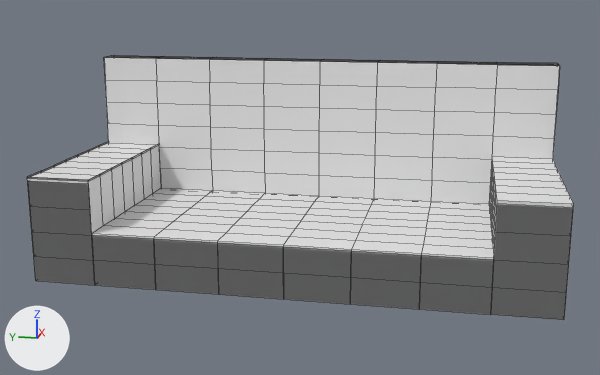
Two versions of the Blender file Unity/Kykyky-Final-Project/Kykyky/Assets/Models/Furniture/sofa.blend, one commit apart.
The view is the same before and after, from a camera (50 mm lens) standing at (-6.69, -1.32, 2.28) and looking at (0.12, 0.04, 0.57). Lighting does not change. The marker at lower left points along +X, +Y and +Z. The picture after the commit comes second. Mesh edges are drawn as thin lines.
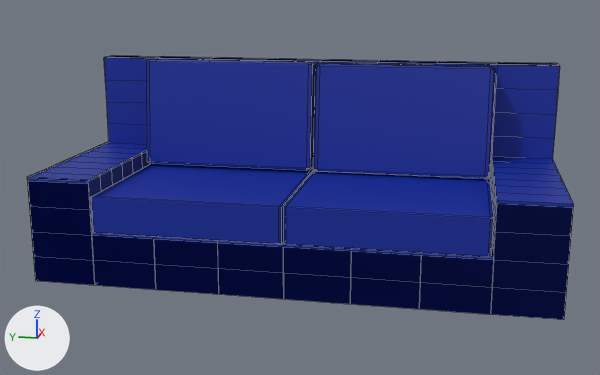
Pixel boxes (x1, y1, x2, y2) of what changed, in the pictures (600 x 375 px):
part 1 of me_cube_001, added
    after: (313, 63, 495, 179)
part 2 of me_cube_001, added
    after: (91, 164, 314, 244)
part 3 of me_cube_001, added
    after: (284, 171, 494, 257)
part 4 of me_cube_001, added
    after: (146, 59, 316, 171)
part 5 of me_cube_001, recoloured
    both: (88, 59, 497, 253)
part 6 of me_cube_001, recoloured (white to blue)
    both: (27, 55, 574, 320)

Diff of the bpy script that builds the scene:
```diff
--- a/Unity/Kykyky-Final-Project/Kykyky/Assets/Models/Furniture/sofa.blend.py
+++ b/Unity/Kykyky-Final-Project/Kykyky/Assets/Models/Furniture/sofa.blend.py
@@ mat_material_001 @@
+mat_material_001 = principled_material('Material.001')
+mat_material_001.base_color = (0.0, 0.00998, 0.136)  # dark blue #001967
@@ mat_material_002 @@
+mat_material_002 = principled_material('Material.002')
+mat_material_002.base_color = (0.0, 0.0195, 0.327)  # blue #00269b
@@ me_cube_001 @@
 # used by ob_cube; location = (0.166, 0.0, 0.735); scale = (0.9, 2.1, 0.85)
-me_cube_001.from_pydata(...)  # 420 vertices, 428 faces; spans x -1.0..1.0, y -1.0..1.0, z -1.0..1.0
+me_cube_001.from_pydata(...)  # 588 vertices, 604 faces; spans x -1.0..1.0, y -1.0..1.0, z -1.0..1.02
+# me_cube_001 part 1: a new loose piece of 96 vertices spanning x 0.31..0.74, y -0.74..0.0, z -0.14..1.01
+# me_cube_001 part 2: a new loose piece of 24 vertices spanning x -0.99..0.76, y 0.01..0.75, z -0.48..-0.13
+# me_cube_001 part 3: a new loose piece of 24 vertices spanning x -0.99..0.76, y -0.74..0.0, z -0.48..-0.13
+# me_cube_001 part 4: a new loose piece of 24 vertices spanning x 0.31..0.74, y 0.01..0.74, z -0.13..1.02
+# me_cube_001 part 5: 167 faces spanning x -1.0..1.0, y -1.0..1.0, z -1.0..1.0 switch from no material to mat_material_001 (dark blue #001967)
+# me_cube_001 part 6: 261 faces spanning x -1.0..1.0, y -1.0..1.0, z -1.0..1.0 switch from no material to mat_material_002 (blue #00269b)
```
